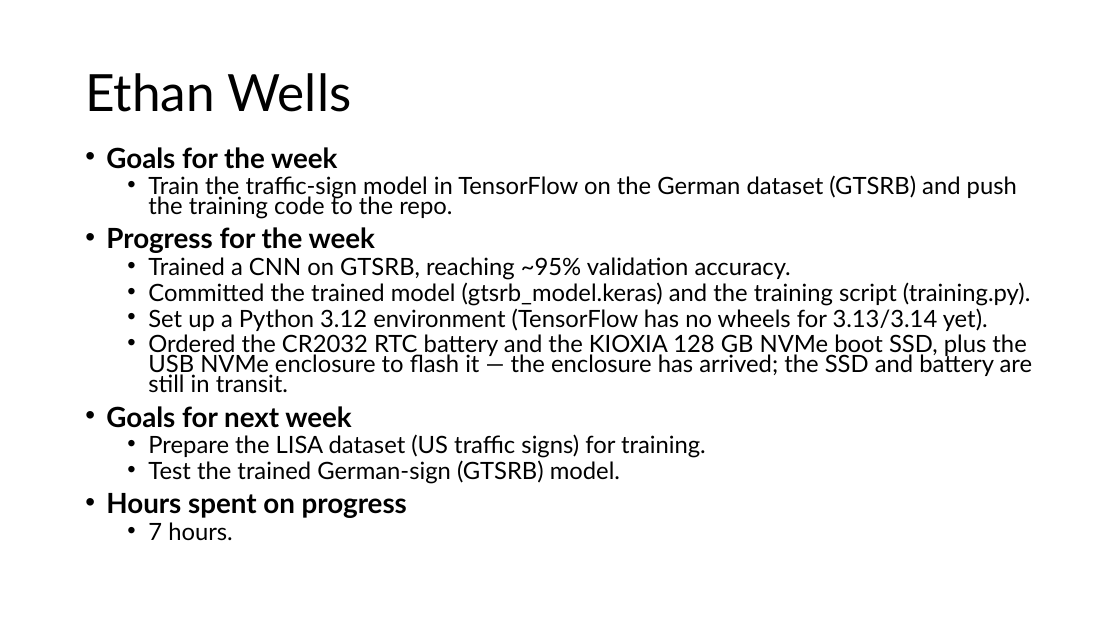
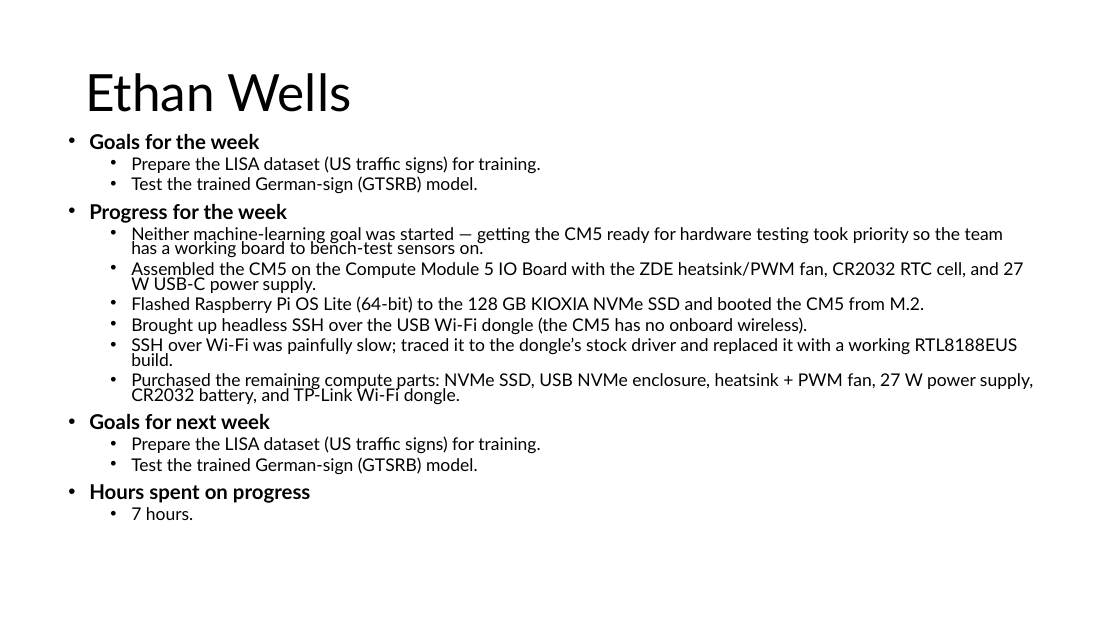
Before and after one commit to EthanWellsSr/Self-Driving-RC-Car, a slide deck: slide 1 of Weekly Reports/slides/1-ethan-wells.pptx. Drawn at 1120x630 pixels with LibreOffice and Linux fonts; fonts in the diff are those of the drawing. Boxes give left, top, right and bottom in pixels: in the first picture for what was removed or moved away, otherwise in the second. Text is boxed around its words. In the diff, an @@ line names an element or a change of style, - is before the commit and + after.

Commit message:
Personal Week 5 slide update, jpg of bootable pi added to Hardware/

```diff
--- a/Weekly Reports/slides/1-ethan-wells.pptx
+++ b/Weekly Reports/slides/1-ethan-wells.pptx
@@ text "Goals for the week": place and size @@
-text "Goals for the week" at (106,147,1033,541)
+text "Goals for the week" at (89,134,1033,520)
@@ text at (89,134,540,520): size 23.8 to 17.5 pt in "Goals for the week", "Progress for the week", "Goals for next week", "Hours spent on progress"; size 20.4 to 15 pt in "Prepare the LISA dataset (US traffic signs) ...", "Test the trained German-sign (GTSRB) model.", "7 hours." @@
@@ text at (131,156,540,193): text changed; size 20.4 to 15 pt @@
-  • Train the traffic-sign model in TensorFlow on the German dataset (GTSRB) and push the training code to the repo.
+  • Prepare the LISA dataset (US traffic signs) for training.
+  • Test the trained German-sign (GTSRB) model.
@@ text at (131,227,1033,405): text changed; size 20.4 to 15 pt @@
-  • Trained a CNN on GTSRB, reaching ~95% validation accuracy.
-  • Committed the trained model (gtsrb_model.keras) and the training script (training.py).
-  • Set up a Python 3.12 environment (TensorFlow has no wheels for 3.13/3.14 yet).
-  • Ordered the CR2032 RTC battery and the KIOXIA 128 GB NVMe boot SSD, plus the USB NVMe enclosure to flash it — the enclosure has arrived; the SSD and battery are still in transit.
+  • Neither machine-learning goal was started — getting the CM5 ready for hardware testing took priority so the team has a working board to bench-test sensors on.
+  • Assembled the CM5 on the Compute Module 5 IO Board with the ZDE heatsink/PWM fan, CR2032 RTC cell, and 27 W USB-C power supply.
+  • Flashed Raspberry Pi OS Lite (64-bit) to the 128 GB KIOXIA NVMe SSD and booted the CM5 from M.2.
+  • Brought up headless SSH over the USB Wi-Fi dongle (the CM5 has no onboard wireless).
+  • SSH over Wi-Fi was painfully slow; traced it to the dongle’s stock driver and replaced it with a working RTL8188EUS build.
+  • Purchased the remaining compute parts: NVMe SSD, USB NVMe enclosure, heatsink + PWM fan, 27 W power supply, CR2032 battery, and TP-Link Wi-Fi dongle.
```
Also in this commit, not shown: 1 slide added, 1 other file.
